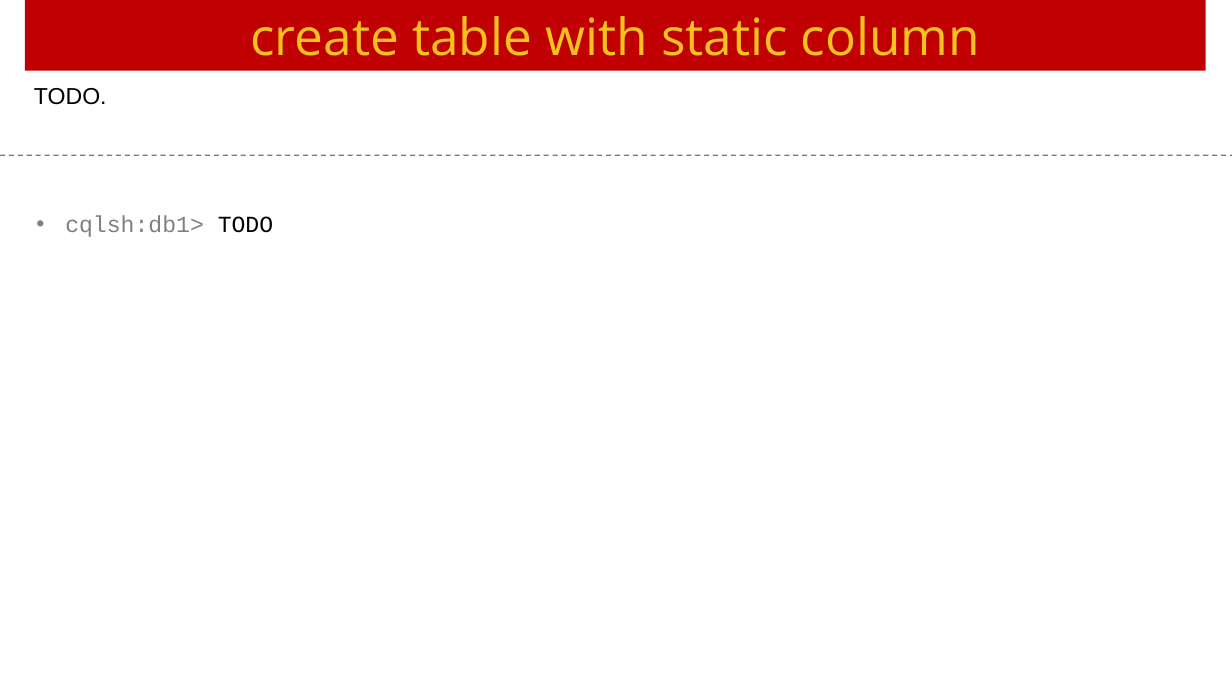
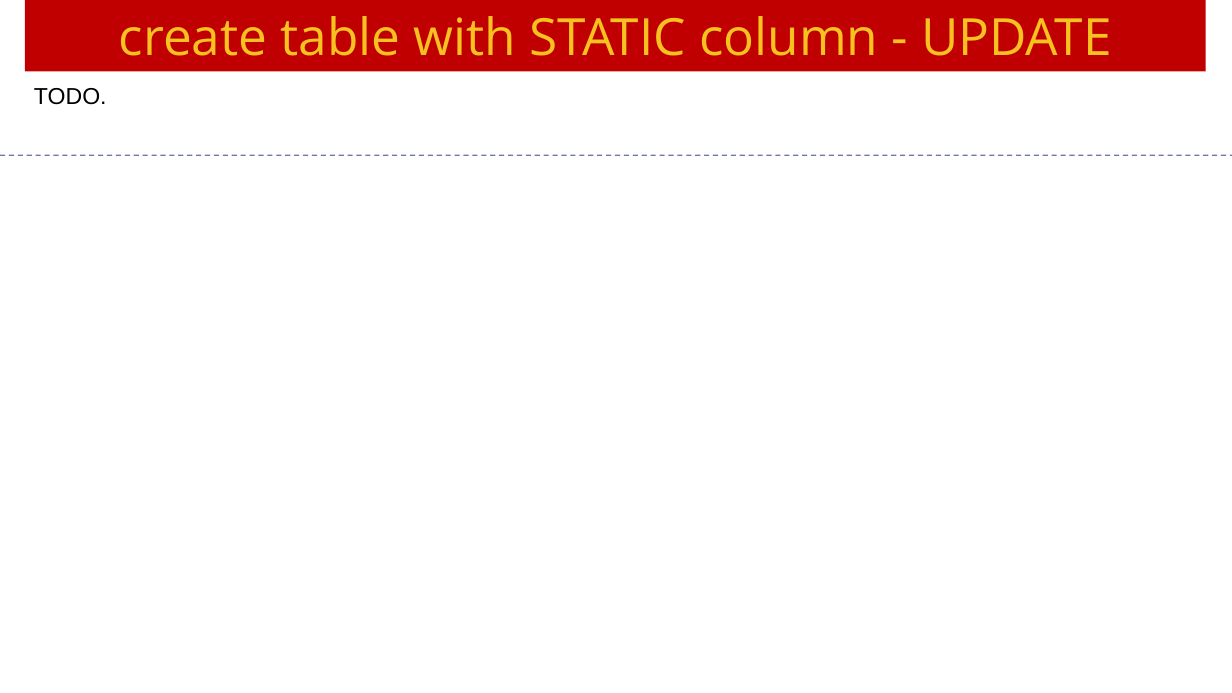
Before and after one commit to Saleel-Bagde/PPT-s, a slide deck: slide 21 of Cassandra Ver3.pptx (slide 33 before the commit). Drawn at 1232x693 pixels with LibreOffice and Linux fonts; fonts in the diff are those of the drawing. Boxes give left, top, right and bottom in pixels: in the first picture for what was removed or moved away, otherwise in the second. Text is boxed around its words. In the diff, an @@ line names an element or a change of style, - is before the commit and + after.

```diff
--- a/Cassandra Ver3.pptx
+++ b/Cassandra Ver3.pptx
@@ text in rectangle at box(119, 16, 1111, 56): text changed @@
-create table with static column
+create table with STATIC column - UPDATE
@@ text removed at box(65, 216, 273, 237) @@
-• cqlsh:db1> TODO
```
Also in this commit, not shown: 1 other slide changed, 4 slides added, 1 slide removed.
